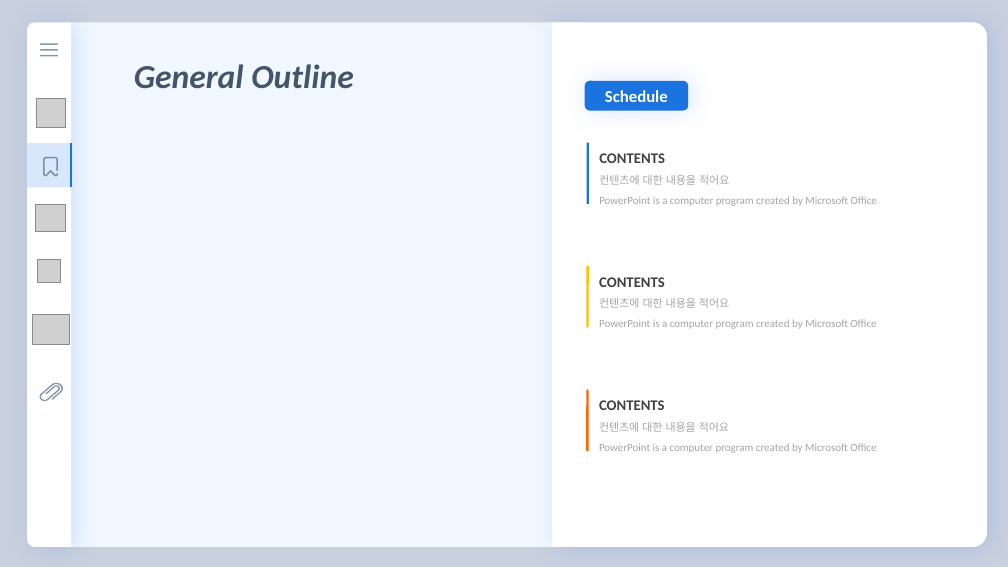
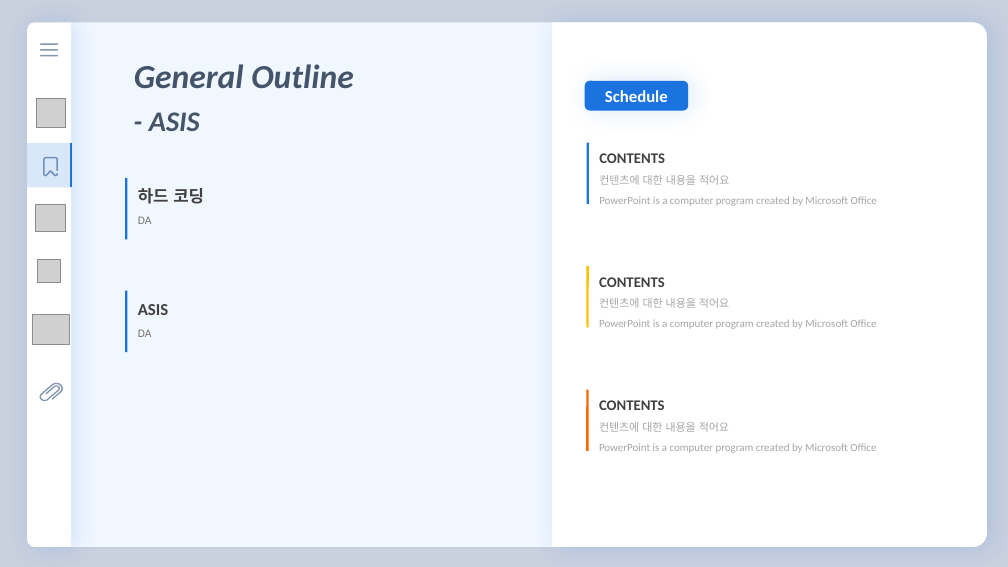
Before and after one commit to florentious/AutoGenerating_VariableName, a slide deck: slide 5 of Text/Presentation/presentation_ver0_3.pptm. Drawn at 1008x567 pixels with LibreOffice and Linux fonts; fonts in the diff are those of the drawing; grey boxes stand for pictures. Boxes give left, top, right and bottom in pixels: in the first picture for what was removed or moved away, otherwise in the second. Text is boxed around its words. In the diff, an @@ line names an element or a change of style, - is before the commit and + after.

```diff
--- a/Text/Presentation/presentation_ver0_3.pptm
+++ b/Text/Presentation/presentation_ver0_3.pptm
@@ text added at box(149, 112, 200, 131), 27 pt, text #44546A, bold, italic @@
+- ASIS
@@ line added from (126, 178) to (126, 239), #1A73DE 2.25 pt @@
@@ text added at box(138, 188, 204, 224), 16 pt, text #404040, bold @@
+하드 코딩
+DA
@@ line added from (126, 290) to (126, 352), #1A73DE 2.25 pt @@
@@ text added at box(138, 304, 168, 337), 16 pt, text #404040, bold @@
+ASIS
+DA
```
Also in this commit, not shown: 13 other slides changed, 5 slides added, 3 slides removed, 2 other files.
